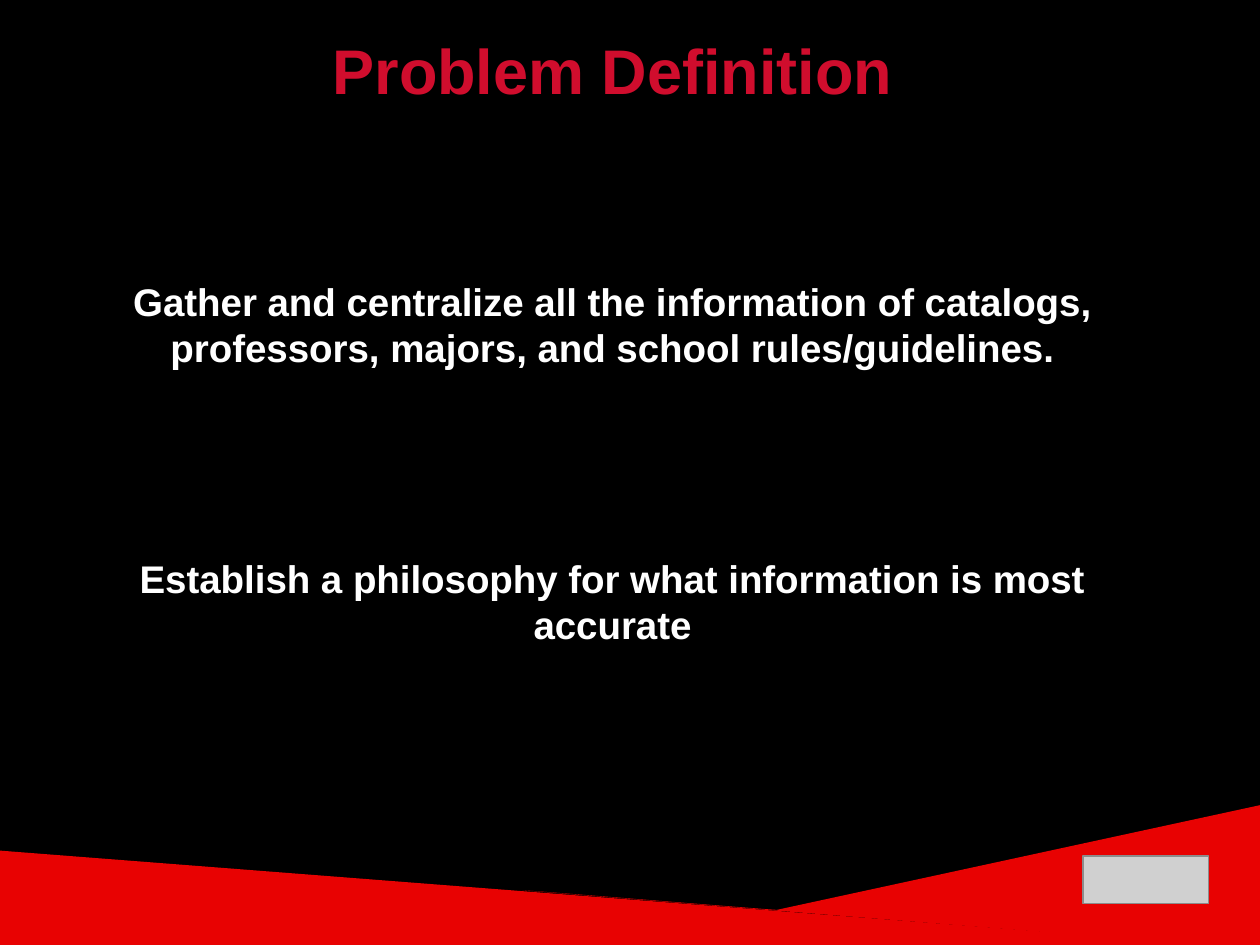
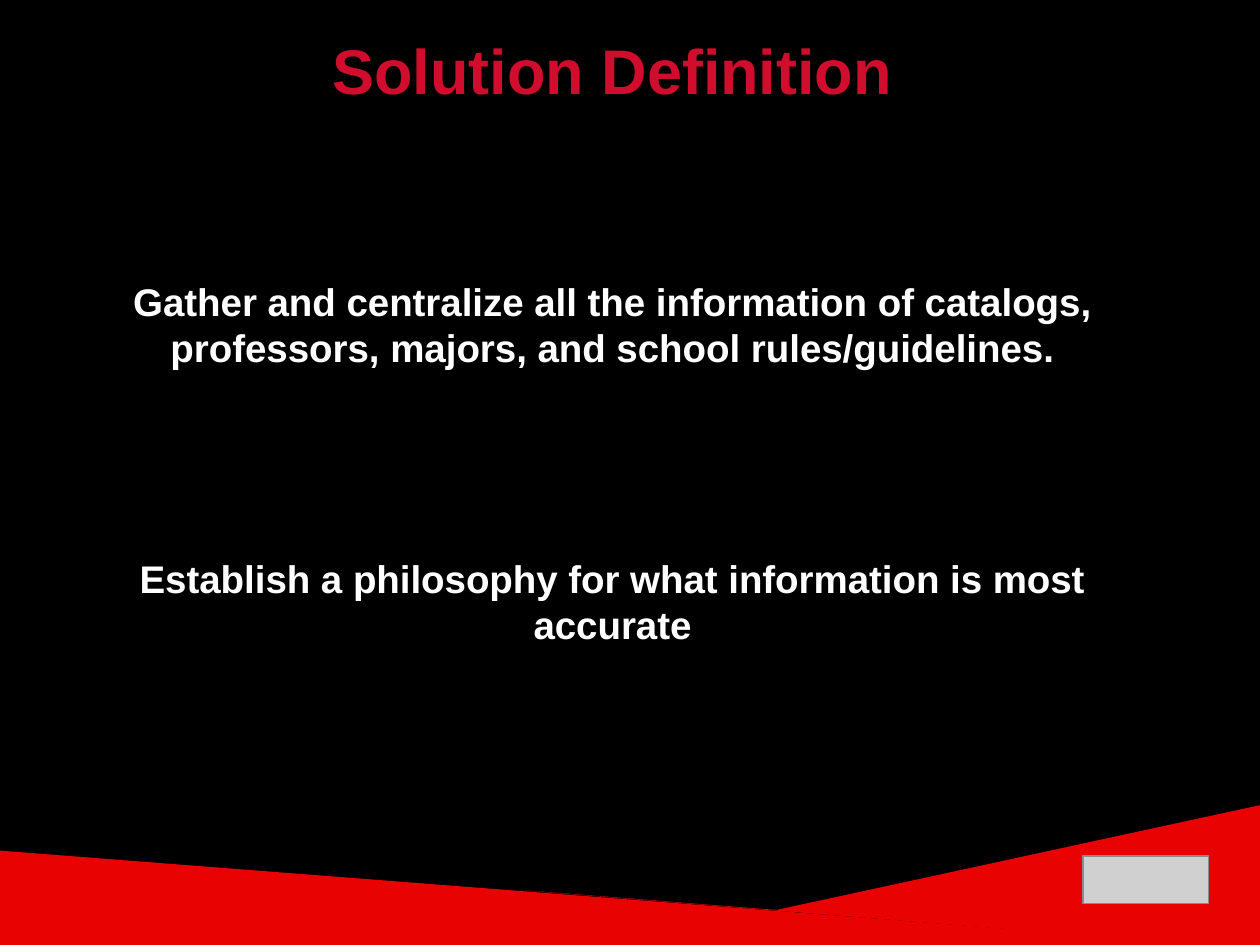
Before and after one commit to ckjarmon/CSUN-Dashboard, a slide deck: slide 5 of documentation/presentations/White Volley Girls - Final Project Presentation (Season 2).pptx. Drawn at 1260x945 pixels with LibreOffice and Linux fonts; fonts in the diff are those of the drawing; grey boxes stand for pictures. Boxes give left, top, right and bottom in pixels: in the first picture for what was removed or moved away, otherwise in the second. Text is boxed around its words. In the diff, an @@ line names an element or a change of style, - is before the commit and + after.

```diff
--- a/documentation/presentations/White Volley Girls - Final Project Presentation (Season 2).pptx
+++ b/documentation/presentations/White Volley Girls - Final Project Presentation (Season 2).pptx
@@ text at box(333, 48, 892, 95): text changed @@
-Problem Definition
+Solution Definition
```
Also in this commit, not shown: 5 other slides changed, 3 slides added, 1 slide removed, 3 other files.
